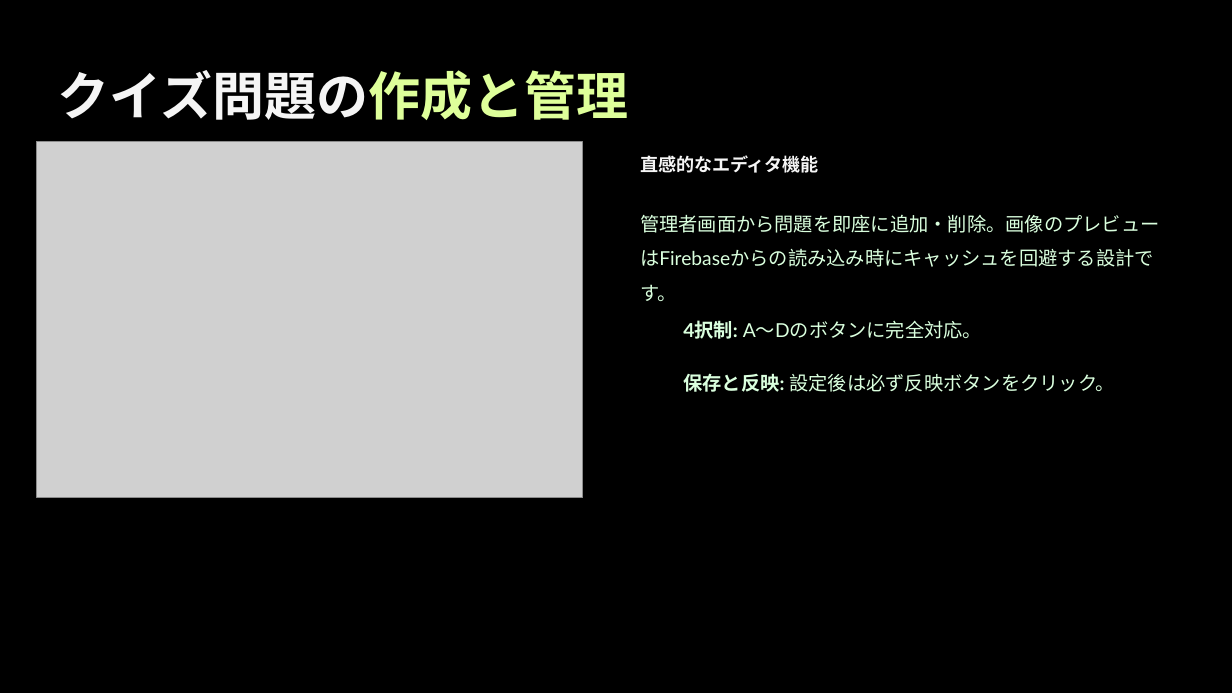
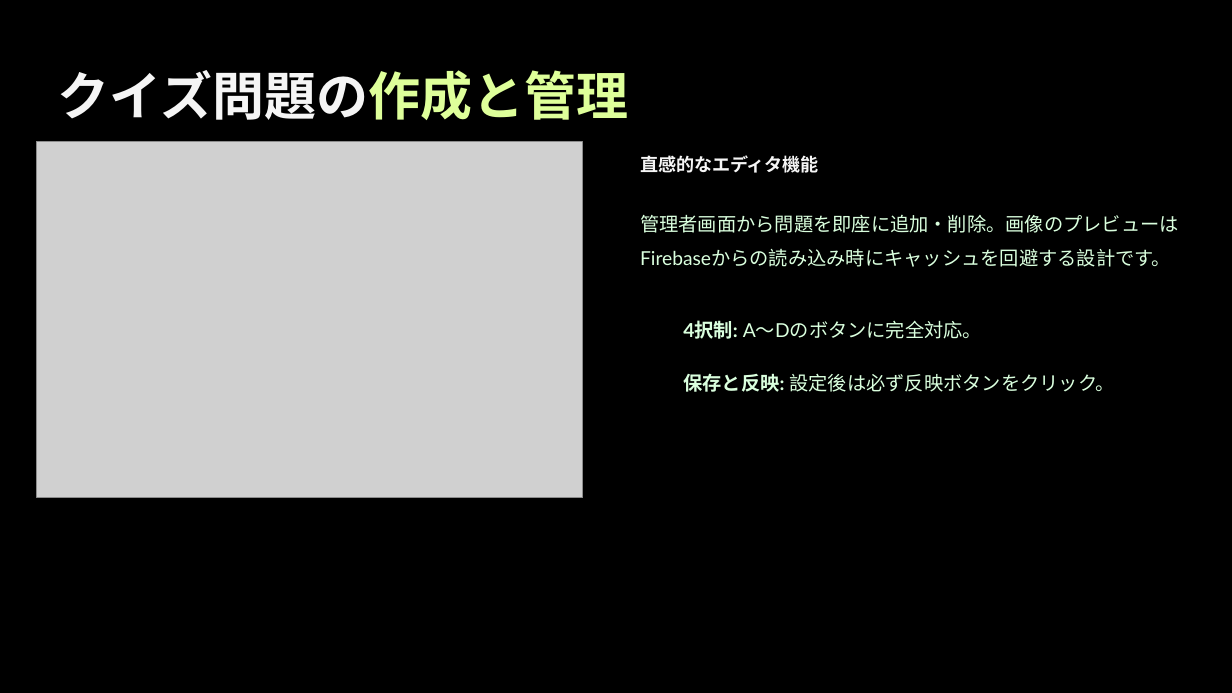
Before and after one commit to h-sakamoto-tech/quiz-app, a slide deck: slide 6 of Manual.pptx. Drawn at 1232x693 pixels with LibreOffice and Linux fonts; fonts in the diff are those of the drawing; grey boxes stand for pictures; background and template pictures are left out. Boxes give left, top, right and bottom in pixels: in the first picture for what was removed or moved away, otherwise in the second. Text is boxed around its words. In the diff, an @@ line names an element or a change of style, - is before the commit and + after.

```diff
--- a/Manual.pptx
+++ b/Manual.pptx
@@ text "管理者画面から問題を即座に追加・削除。画像のプレビューはFirebaseからの読み込み時にキャッシュを回避する設計です。" rewrapped from (x1=640, y1=214, x2=1160, y2=301) to (x1=640, y1=214, x2=1179, y2=267) @@
```
Also in this commit, not shown: 4 other slides changed, 1 slide removed.
